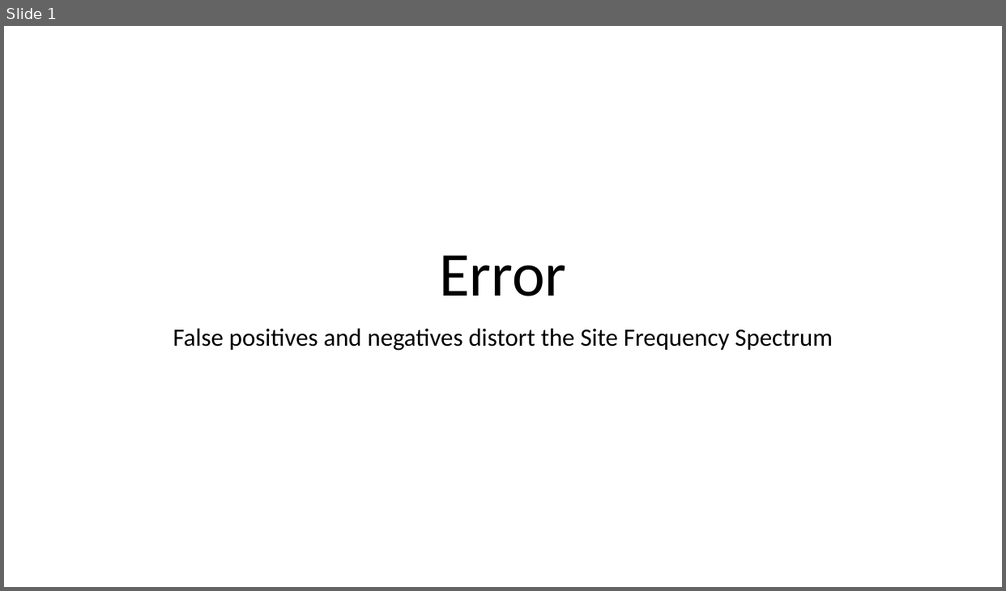
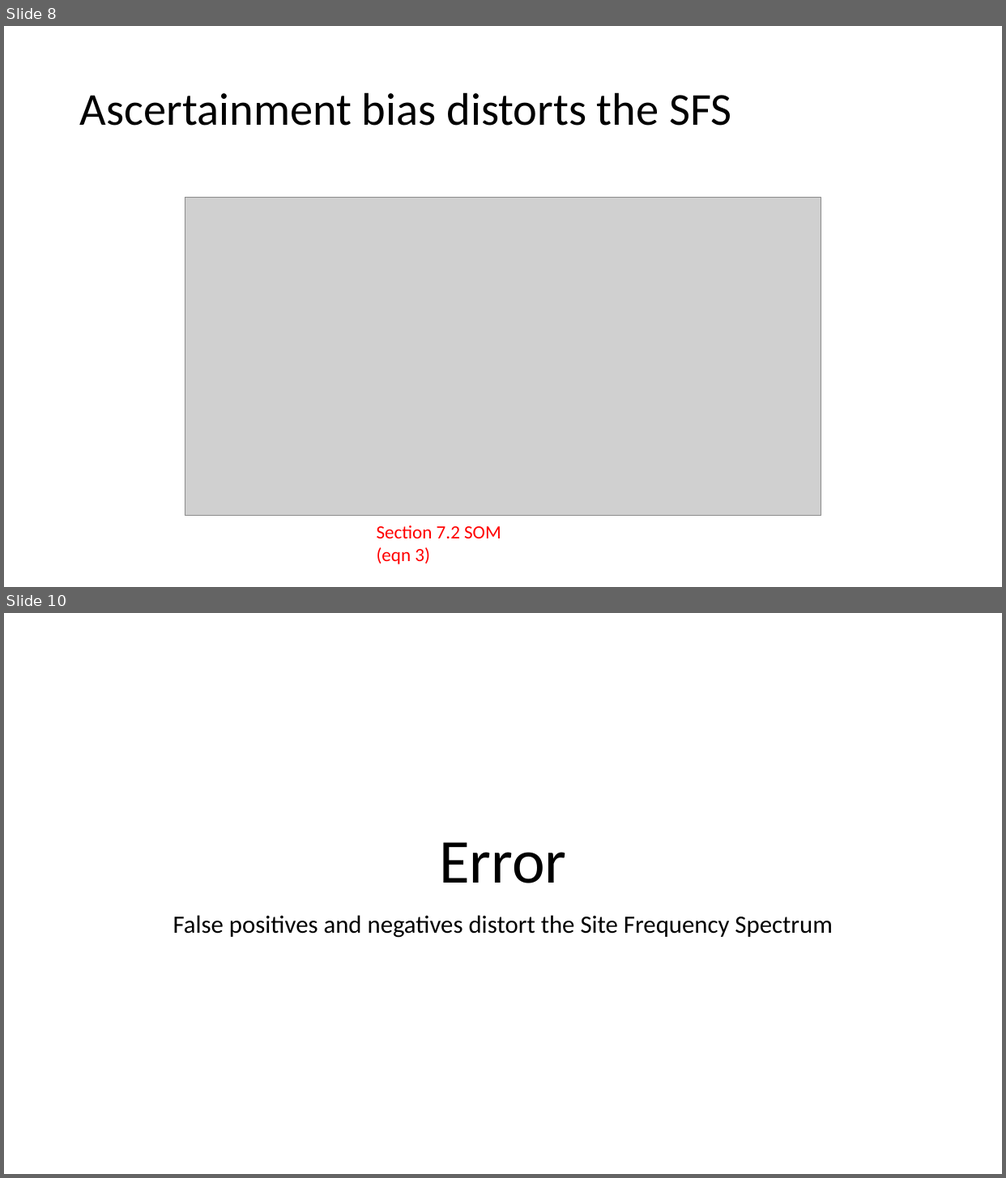
Before and after one commit to jjemerson/Sharing, a slide deck: AB_FP_FN.pptx. Shown one above the other, each under a label of ours: slide 1 before the commit, slides 8 and 10 after it; the slides between them are not shown. The pictures are 1006x591 and 1006x1178 pixels, drawn with LibreOffice and Linux fonts; fonts in the diff are those of the drawing; grey boxes stand for pictures. Boxes give left, top, right and bottom in pixels: in the first picture for what was removed or moved away, otherwise in the second. Text is boxed around its words. In the diff, an @@ line names an element or a change of style, - is before the commit and + after.

```diff
--- a/AB_FP_FN.pptx
+++ b/AB_FP_FN.pptx
@@ slide 8 added at [4,26,1002,587], background #FFFFFF @@
@@ title added at [80,92,731,126], 44 pt, text #000000 @@
+Ascertainment bias distorts the SFS
@@ picture added at [185,198,821,515] @@
@@ text added at [377,526,501,565], 18 pt, text #FF0000 @@
+Section 7.2 SOM
+(eqn 3)
@@ what was slide 1 is now slide 10 @@
```
Also in this commit, not shown: 8 other slides added.
